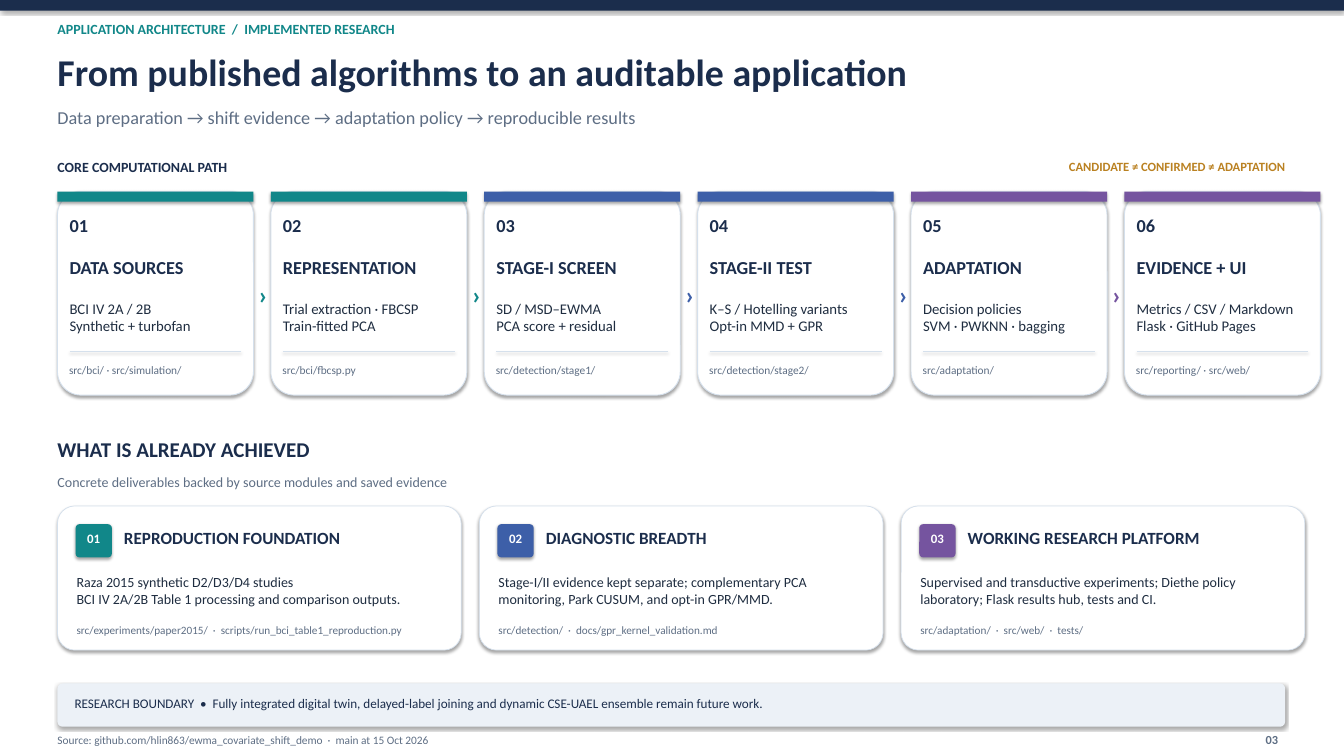
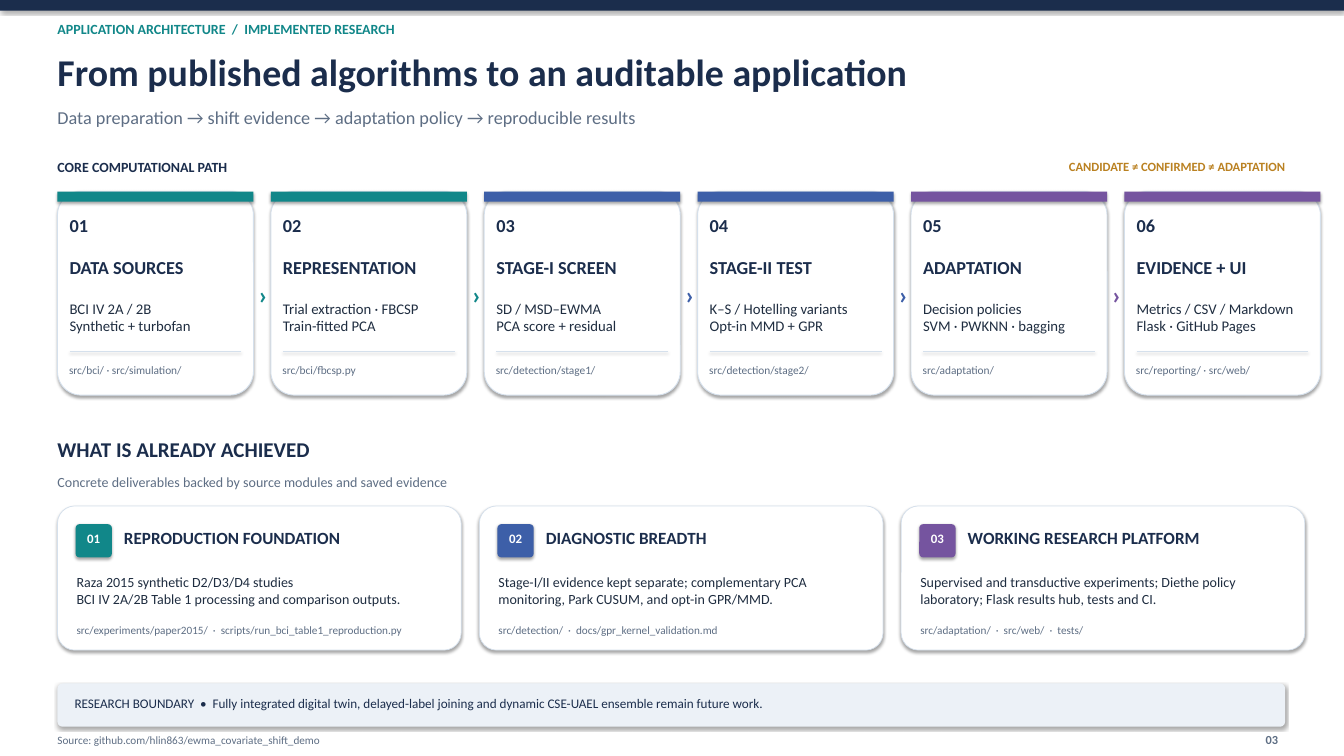
Before and after one commit to hlin863/ewma_covariate_shift_demo, a slide deck: slide 3 of presentations/EWMA_Covariate_Shift_Progress_Review_Haocheng_Lin.pptx. Drawn at 1344x756 pixels with LibreOffice and Linux fonts; fonts in the diff are those of the drawing. Boxes give left, top, right and bottom in pixels: in the first picture for what was removed or moved away, otherwise in the second. Text is boxed around its words. In the diff, an @@ line names an element or a change of style, - is before the commit and + after.

Commit message:
Update progress review presentation
Revise the EWMA covariate shift progress review slides.

```diff
--- a/presentations/EWMA_Covariate_Shift_Progress_Review_Haocheng_Lin.pptx
+++ b/presentations/EWMA_Covariate_Shift_Progress_Review_Haocheng_Lin.pptx
@@ text at box(57, 736, 320, 746): text changed; size 12.2 to 12 pt @@
-Source: github.com/hlin863/ewma_covariate_shift_demo · main at 15 Oct 2026
+Source: github.com/hlin863/ewma_covariate_shift_demo
```
Also in this commit, not shown: 5 other slides changed, 1 slide added, 2 slides removed.
